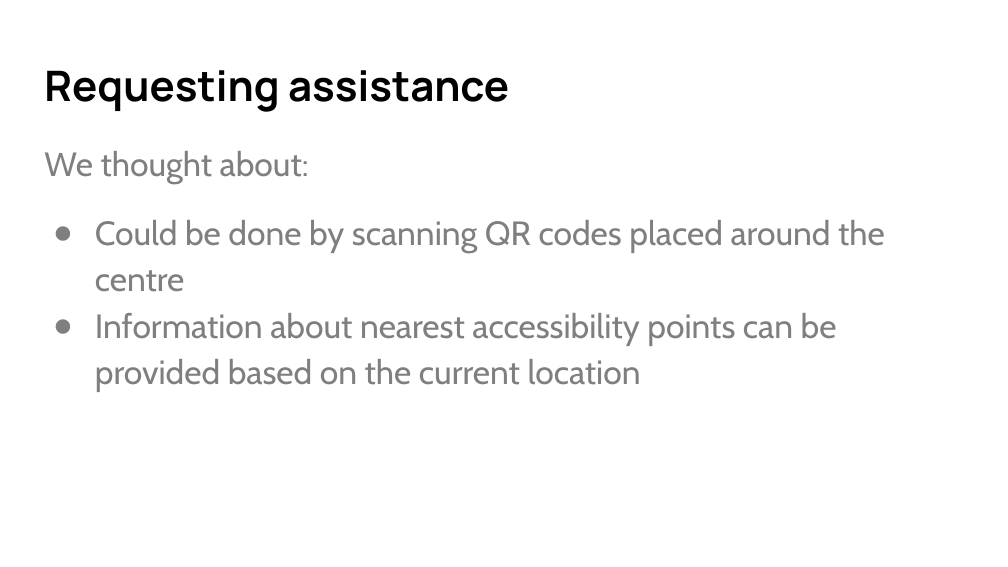
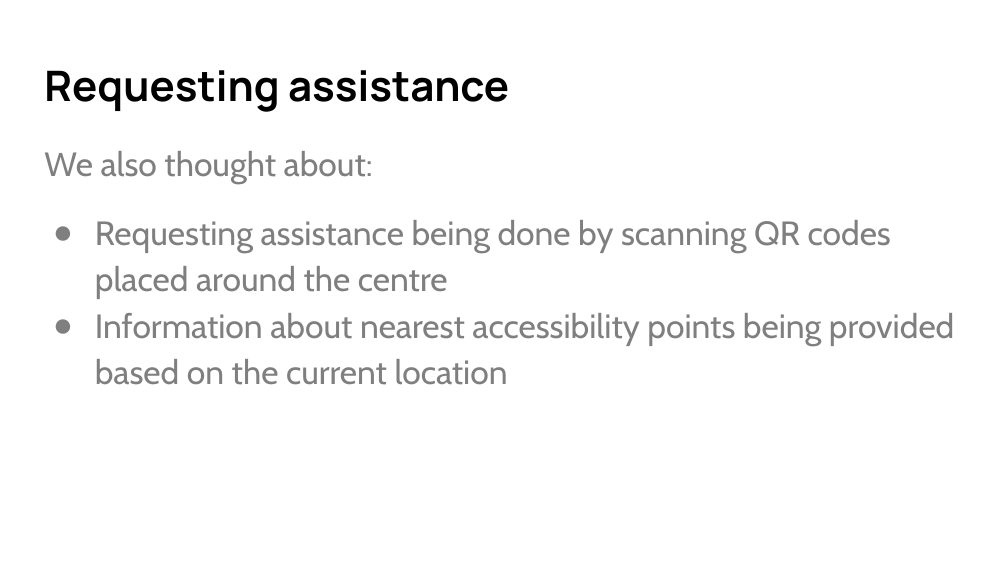
Before and after one commit to Glasgow19/team-5, a slide deck: slide 11 of presentation.pptx. Drawn at 1008x567 pixels with LibreOffice and Linux fonts; fonts in the diff are those of the drawing. Boxes give left, top, right and bottom in pixels: in the first picture for what was removed or moved away, otherwise in the second. Text is boxed around its words. In the diff, an @@ line names an element or a change of style, - is before the commit and + after.

Commit message:
updated presentation:

```diff
--- a/presentation.pptx
+++ b/presentation.pptx
@@ text at (44, 151, 954, 385): text changed @@
-We thought about:
-● Could be done by scanning QR codes placed around the centre
-● Information about nearest accessibility points can be provided based on the current location
+We also thought about:
+● Requesting assistance being done by scanning QR codes placed around the centre
+● Information about nearest accessibility points being provided based on the current location
```
Also in this commit, not shown: 3 other slides changed.
